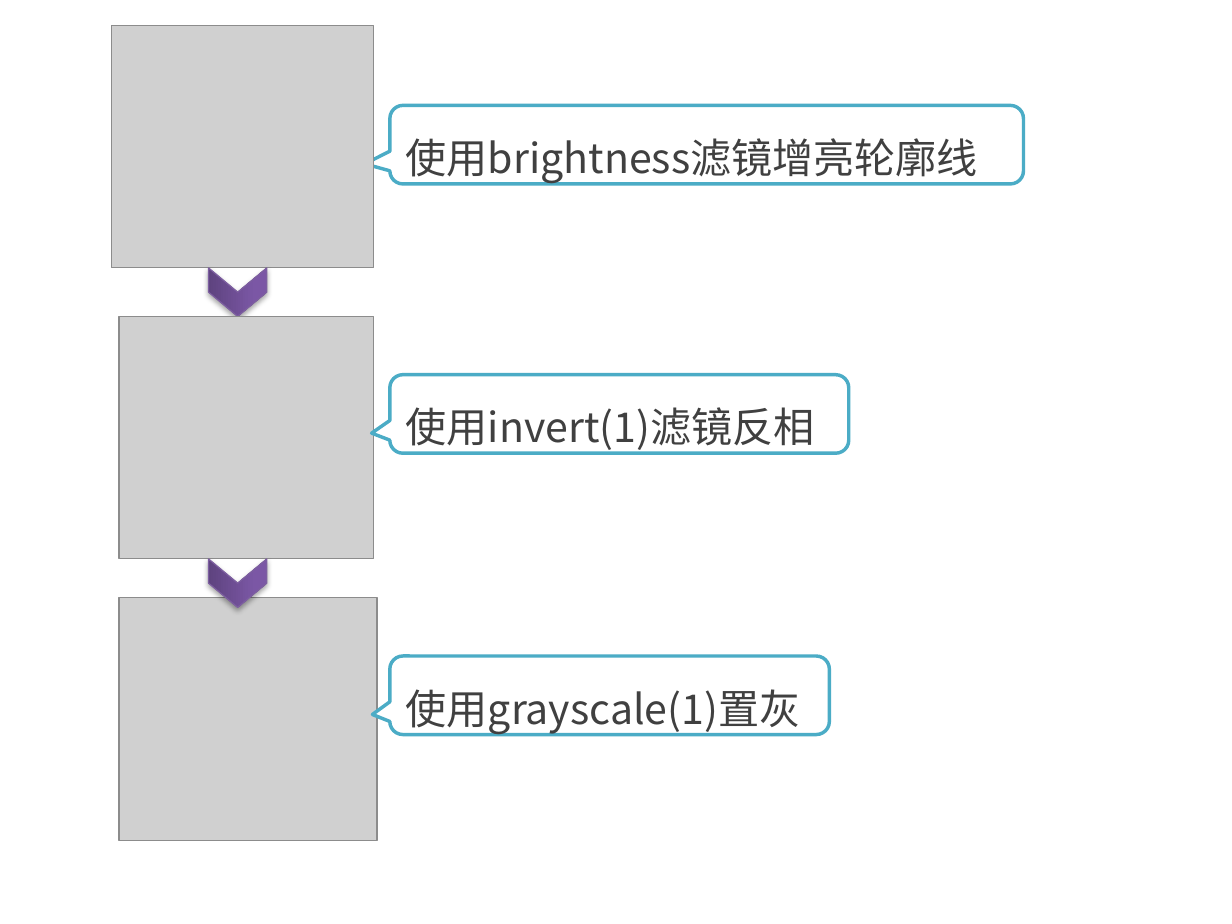
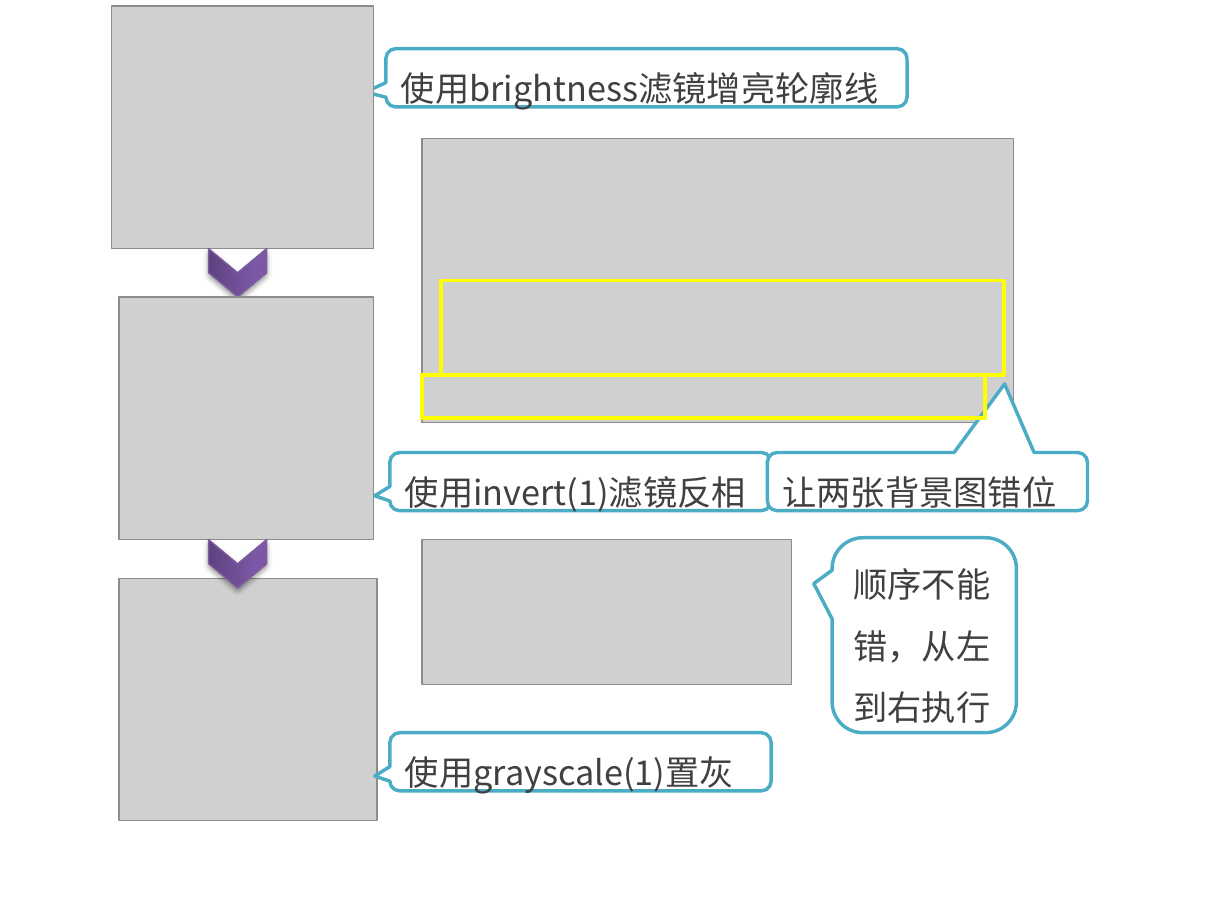
Before and after one commit to kong66/webAni, a slide deck: slide 18 of 35-css-filter/35.pptx. Drawn at 1232x924 pixels with LibreOffice and Linux fonts; fonts in the diff are those of the drawing; grey boxes stand for pictures. Boxes give left, top, right and bottom in pixels: in the first picture for what was removed or moved away, otherwise in the second. Text is boxed around its words. In the diff, an @@ line names an element or a change of style, - is before the commit and + after.

```diff
--- a/35-css-filter/35.pptx
+++ b/35-css-filter/35.pptx
@@ size 24 to 20 pt in 3 elements at bbox=[389, 733, 771, 791], bbox=[389, 452, 771, 510], bbox=[386, 49, 907, 107] @@
@@ rounded speech box "使用brightness滤镜增亮轮廓线": place and size @@
-rounded speech box "使用brightness滤镜增亮轮廓线" at bbox=[389, 106, 1023, 185]
+rounded speech box "使用brightness滤镜增亮轮廓线" at bbox=[386, 49, 907, 107]
@@ picture added at bbox=[423, 139, 1014, 423] @@
@@ rectangle added at bbox=[441, 281, 1004, 375], outline #FFFF00 2.25 pt @@
@@ rectangle added at bbox=[423, 375, 986, 418], outline #FFFF00 2.25 pt @@
@@ rounded speech box "使用invert(1)滤镜反相": place and size @@
-rounded speech box "使用invert(1)滤镜反相" at bbox=[389, 375, 849, 453]
+rounded speech box "使用invert(1)滤镜反相" at bbox=[389, 452, 771, 510]
@@ rounded speech box added at bbox=[768, 452, 1088, 510], fill #FFFFFF, outline #4BACC6 2 pt, 20 pt, text #404040 @@
+让两张背景图错位
@@ rounded speech box added at bbox=[832, 537, 1016, 732], fill #FFFFFF, outline #4BACC6 2 pt, 20 pt, text #404040 @@
+顺序不能错，从左到右执行
@@ 3 pictures, 2 chevrons: place and size @@
-3 pictures, 2 chevrons at bbox=[112, 26, 378, 840]
+3 pictures, 2 chevrons at bbox=[112, 6, 378, 821]
@@ picture added at bbox=[423, 540, 792, 685] @@
@@ rounded speech box "使用grayscale(1)置灰": place and size @@
-rounded speech box "使用grayscale(1)置灰" at bbox=[389, 655, 829, 734]
+rounded speech box "使用grayscale(1)置灰" at bbox=[389, 733, 771, 791]
```
Also in this commit, not shown: 4 other slides changed, 6 slides added, 2 other files.
